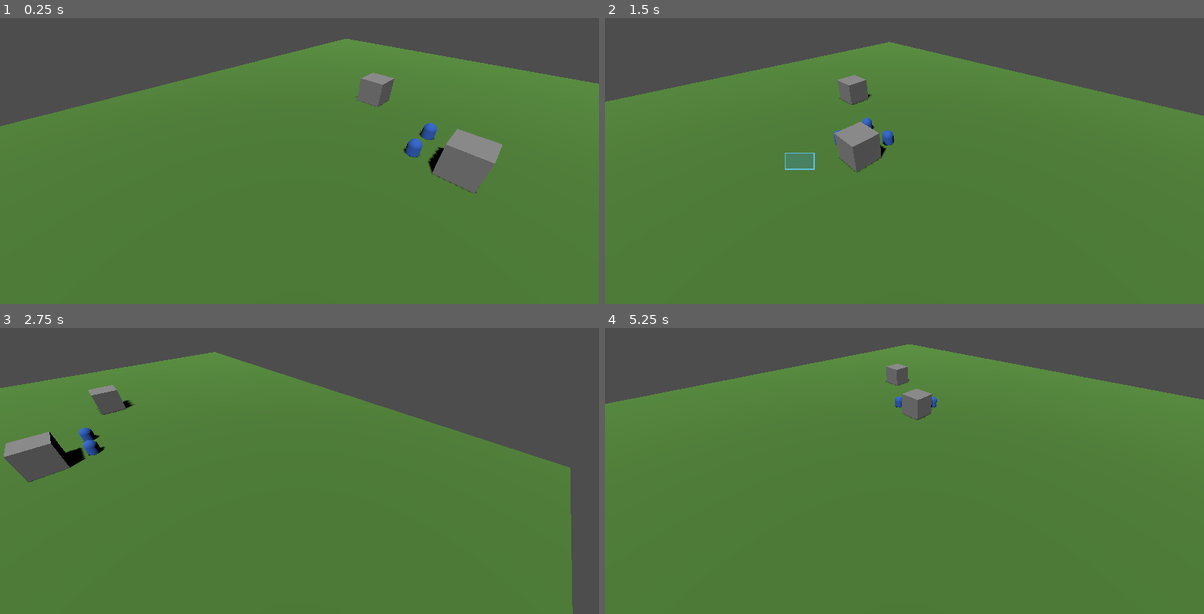
Above: before the commit, frames 1-4 (two rows, left to right).
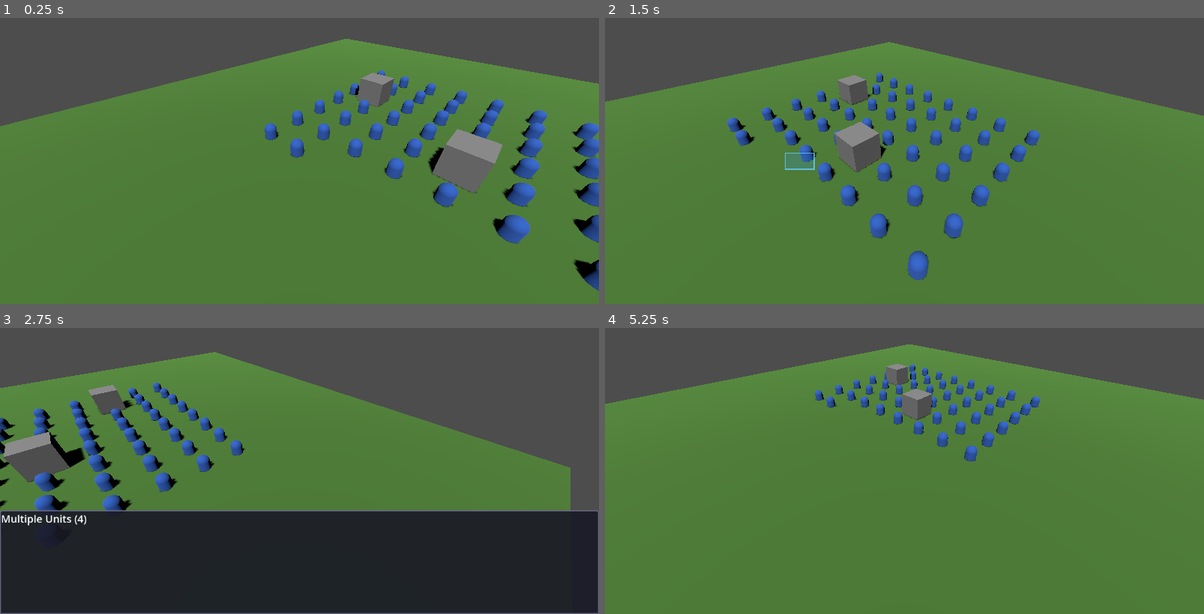
Above: after the commit, the same moments.

Repository: Panix-Develop/godot-rpg
Game: Godot game, scene res://scenes/world.tscn
Same seed, same stepped clock (60 frames per second), same inputs: the game is played once before the commit and once after it.
Inputs (mouse positions are in pixels of both pictures, inside the frame that each line leads up to):
- Up to frame 1 (0.25 s): no input
- Up to frame 2 (1.5 s): tap Enter at 0.5 s; move the mouse to (1036, 118) at 0.52 s; hold Right (ui_right) 0.53-1.25 s; tap Mouse wheel down (scroll_down) at 0.6 s; click (1036, 118) at 0.67 s; drag from (784, 152) to (874, 203) at 1.27 s
- Up to frame 3 (2.75 s): move the mouse to (359, 370) at 2.02 s; hold Right (ui_right) from 2.03 s (still down); hold Shift from 2.03 s (still down); click (359, 370) at 2.17 s
- Up to frame 4 (5.25 s): release Right (ui_right) at 2.75 s; release Shift at 2.75 s; drag from (874, 513) to (724, 396) at 2.77 s; move the mouse to (1084, 496) at 3.52 s; hold Left (ui_left) 3.53-4.25 s; tap Mouse wheel up (scroll_up) at 3.6 s; click (1084, 496) at 3.67 s; drag from (724, 396) to (814, 362) at 4.27 s; move the mouse to (934, 445) at 5.02 s; hold Down (ui_down) from 5.03 s (still down); tap Mouse wheel down (scroll_down) at 5.1 s; click (934, 445) at 5.17 s

The runs differ from the first frame. In frame 1, 5.3% of the frame differs, in the area x 44-100%, y 18-96%; in frame 2, 4.3%; in frame 3, 40%, in the area x 0-100%, y 19-100%; in frame 4, 2.0%.

Commit message:
fix(spawn): Fix node tree errors and modulo operator in formation movement
- Add int() cast to units_per_row in _input to fix modulo operator
- Move position assignment after add_child in spawn_unit to fix is_inside_tree error

Diff:
--- a/scenes/world.tscn
+++ b/scenes/world.tscn
@@ -21,6 +21,7 @@
 
 [node name="Main" type="Node3D"]
 script = ExtResource("2_bb3vx")
+test_unit_count = 50
 
 [node name="DirectionalLight3D" type="DirectionalLight3D" parent="."]
 transform = Transform3D(0.866025, -0.433013, 0.25, 0, 0.5, 0.866025, -0.5, -0.75, 0.433013, 0, 20, 0)
--- a/scripts/systems/selection_manager.gd
+++ b/scripts/systems/selection_manager.gd
@@ -60,7 +60,7 @@
 				else:
 					# Spread units in a grid formation
 					var spacing = 1.5  # Distance between units
-					var units_per_row = ceil(sqrt(selected_units.size()))
+					var units_per_row = int(ceil(sqrt(selected_units.size())))
 					var index = 0
 
 					for unit in selected_units:
@@ -158,8 +158,8 @@
 func spawn_unit(pos: Vector3):
 	var unit_scene = load("res://scenes/units/rts_unit.tscn")
 	var unit = unit_scene.instantiate()
+	units_container.add_child(unit)
 	unit.global_position = pos
-	units_container.add_child(unit)
 
 func update_hud():
 	hud.update_unit_info(selected_units)
Not shown: 1 places in scenes/world.tscn that only renumber resources
